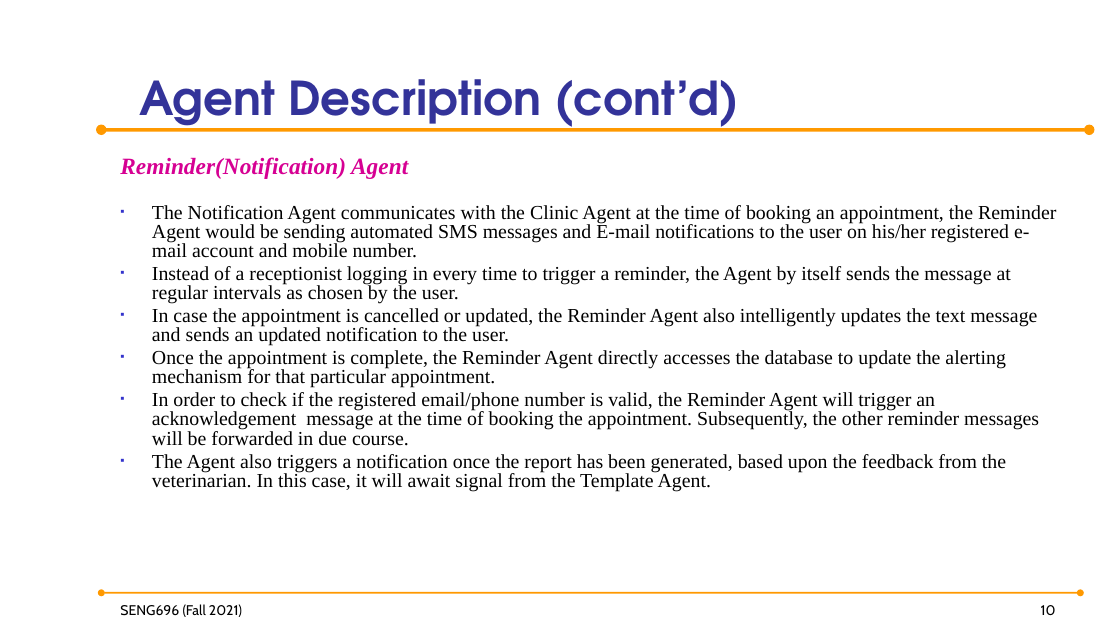
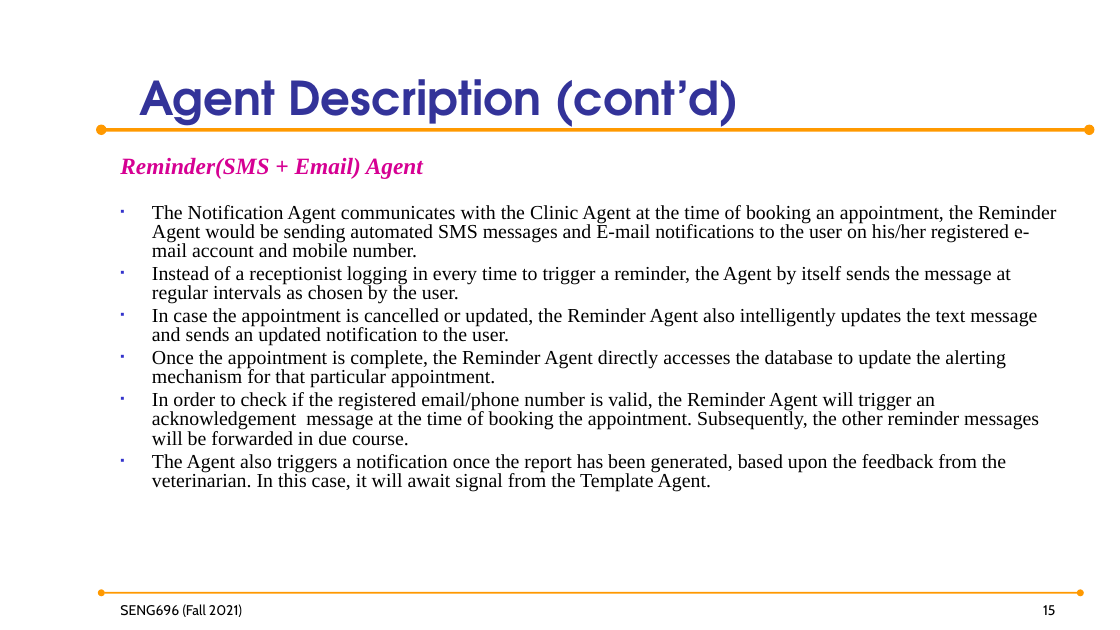
Before and after one commit to anish30145784/SENG696_GroupD, a slide deck: slide 15 of GroupD_ProjectPresentation.pptx (slide 10 before the commit). Drawn at 1120x630 pixels with LibreOffice and Linux fonts; fonts in the diff are those of the drawing; background and template pictures are left out. Boxes give left, top, right and bottom in pixels: in the first picture for what was removed or moved away, otherwise in the second. Text is boxed around its words. In the diff, an @@ line names an element or a change of style, - is before the commit and + after.

Commit message:
Added tech overview for the twilio meesaging service, updated exceptions of all agent and some ppt layout changes

```diff
--- a/GroupD_ProjectPresentation.pptx
+++ b/GroupD_ProjectPresentation.pptx
@@ text at [120,157,423,179]: text changed @@
-Reminder(Notification) Agent
+Reminder(SMS + Email) Agent
@@ page number at [1043,605,1056,615]: text changed @@
-10
+15
```
Also in this commit, not shown: 11 other slides changed, 9 slides added, 9 other files.
